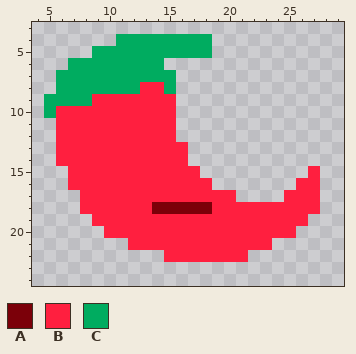
Edited in one commit: pixel-art sprite (packages/nouns-img-permutator/assets/layer-3/head-chilli.png). Above, as it was before the edit.
The file is 32x32 pixels. Shown: x 4..29, y 3..24.
Palette (. is transparent): A #7b0009  B #ff1f3f  C #00ac60
And afterwards:
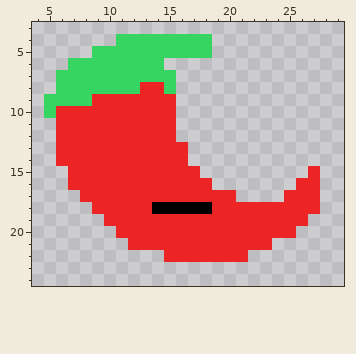
What changed:
@@ palette @@
-A #7b0009
+A #000000
-B #ff1f3f
+B #ed2424
-C #00ac60
+C #36d562
@@ x 6..12 @@
 17 ..BBBBB
-18 ..BBBBB
-19 ...BBBB
-20 ....BBB
+18 ...BBBB
+19 ....BBB
+20 .....BB
 21 ......B
